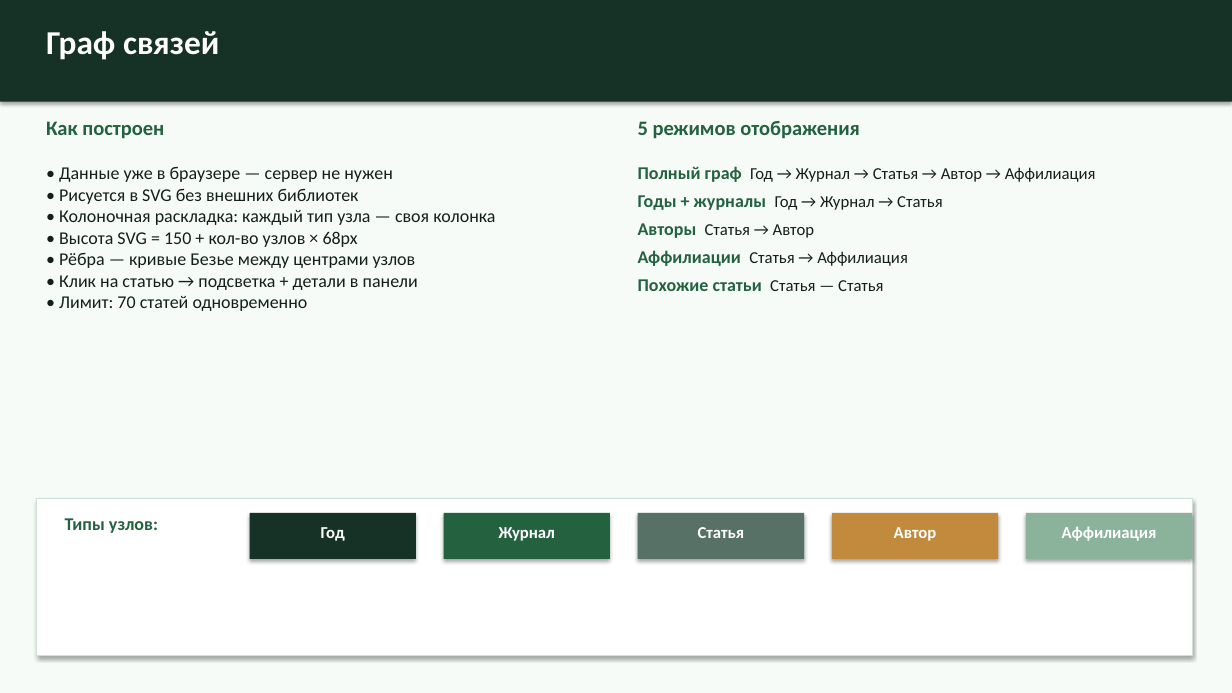
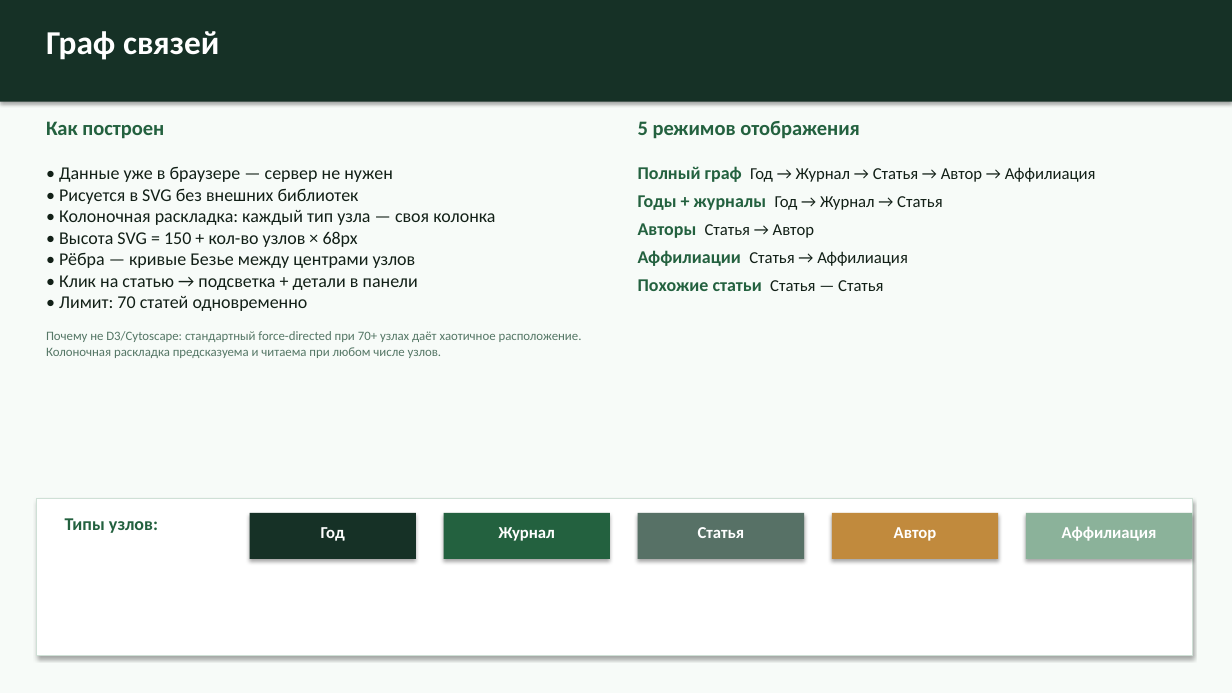
Before and after one commit to surnova2703/muiv3year, a slide deck: slide 9 of docs/Визуализация науки на основе метаданных публикаций и журналов.pptx (slide 10 before the commit). Drawn at 1232x693 pixels with LibreOffice and Linux fonts; fonts in the diff are those of the drawing. Boxes give left, top, right and bottom in pixels: in the first picture for what was removed or moved away, otherwise in the second. Text is boxed around its words. In the diff, an @@ line names an element or a change of style, - is before the commit and + after.

```diff
--- a/docs/Визуализация науки на основе метаданных публикаций и журналов.pptx
+++ b/docs/Визуализация науки на основе метаданных публикаций и журналов.pptx
@@ text at bbox=[46, 331, 582, 358]: paragraph added @@
+Почему не D3/Cytoscape: стандартный force-directed при 70+ узлах даёт хаотичное расположение. Колоночная раскладка предсказуема и читаема при любом числе узлов.
```
Also in this commit, not shown: 3 other slides changed, 1 slide removed.
